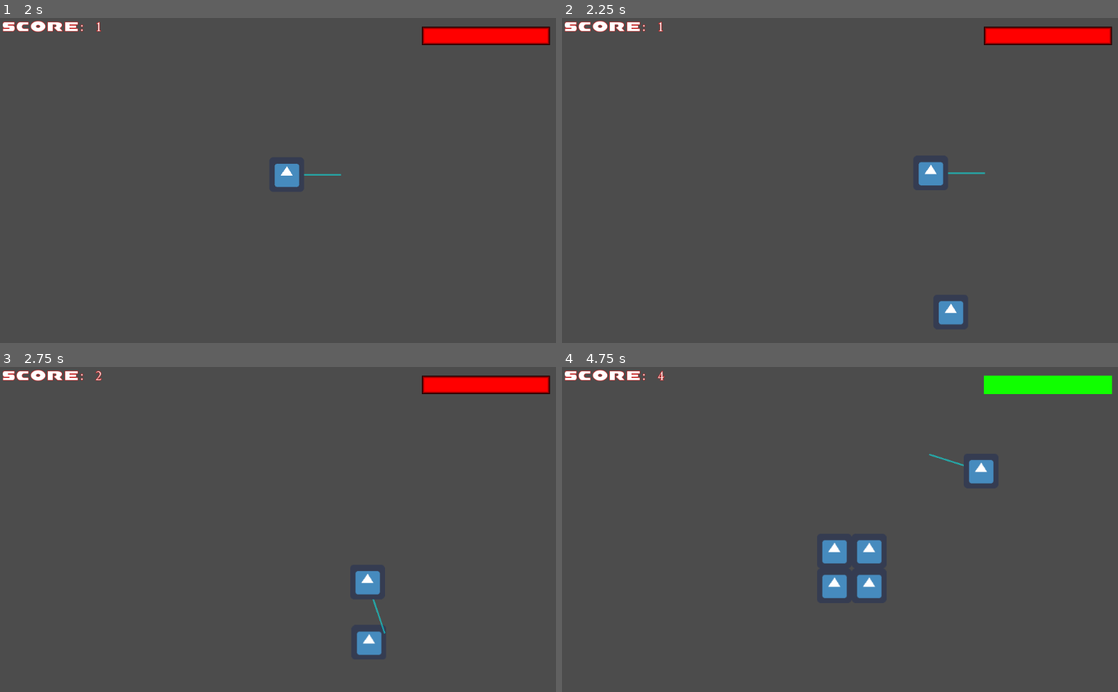
Above: before the commit, frames 1-4 (two rows, left to right).
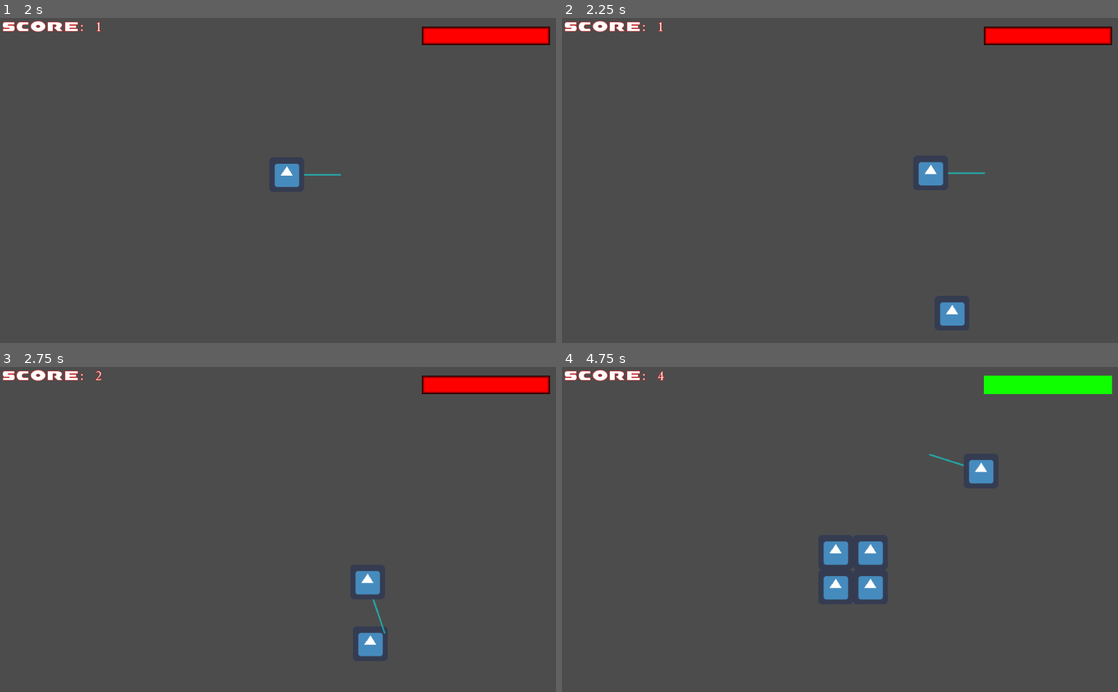
Above: after the commit, the same moments.

Repository: csweet22/FamilyFeud
Game: Godot game, scene res://Main_Menu.tscn
Same seed, same stepped clock (60 frames per second), same inputs: the game is played once before the commit and once after it. The engine's default icon, where the game draws it, is replaced by a stand-in: a white triangle on a blue panel in a dark square.
Inputs:
- Up to frame 1 (2 s): click "Start" at 0.5 s; tap Enter at 1.25 s; hold D (move_right) from 1.28 s (still down); hold Space (dash) from 1.28 s (still down)
- Up to frame 2 (2.25 s): release D (move_right) at 2.03 s; release Space (dash) at 2.03 s; hold S (move_down) from 2.03 s (still down); tap 1 at 2.1 s
- Up to frame 3 (2.75 s): keep holding S (move_down)
- Up to frame 4 (4.75 s): release S (move_down) at 2.78 s; hold D (move_right) 2.78-3.53 s; hold 2 2.78-3.53 s; hold W (move_up) 3.53-4.28 s; tap 3 at 3.6 s; hold A (move_left) from 4.28 s (still down); hold 4 from 4.28 s (still down)

Frame 1 is identical in both runs. In frame 2, 0.1% of the frame differs, in the area x 67-73%, y 86-95%; in frame 3, 0.1%; in frame 4, 0.5%, in the area x 46-58%, y 53-72%.

Commit message:
Update Object.tscn

Diff:
--- a/Object.tscn
+++ b/Object.tscn
@@ -3,17 +3,20 @@
 [ext_resource path="res://ObjectBehaviour.gd" type="Script" id=1]
 [ext_resource path="res://icon.png" type="Texture" id=2]
 
-[sub_resource type="RectangleShape2D" id=7]
-extents = Vector2( 32, 32 )
+[sub_resource type="CircleShape2D" id=7]
+radius = 32.0
 
-[sub_resource type="RectangleShape2D" id=2]
-extents = Vector2( 32, 64 )
+[sub_resource type="CapsuleShape2D" id=8]
+radius = 32.0
+height = 64.0
 
-[sub_resource type="RectangleShape2D" id=3]
-extents = Vector2( 64, 32 )
+[sub_resource type="CapsuleShape2D" id=9]
+radius = 32.0
+height = 64.0
 
-[sub_resource type="RectangleShape2D" id=4]
-extents = Vector2( 64, 64 )
+[sub_resource type="CapsuleShape2D" id=10]
+radius = 64.0
+height = 0.01
 
 [sub_resource type="RectangleShape2D" id=5]
 extents = Vector2( 34, 36 )
@@ -76,15 +79,16 @@
 
 [node name="DoubleVCollider" type="CollisionShape2D" parent="."]
 visible = false
-shape = SubResource( 2 )
+shape = SubResource( 8 )
 
 [node name="DoubleHCollider" type="CollisionShape2D" parent="."]
 visible = false
-shape = SubResource( 3 )
+rotation = 1.5708
+shape = SubResource( 9 )
 
 [node name="QuadCollider" type="CollisionShape2D" parent="."]
 visible = false
-shape = SubResource( 4 )
+shape = SubResource( 10 )
 
 [node name="SplitBox" type="Area2D" parent="."]
 visible = false
